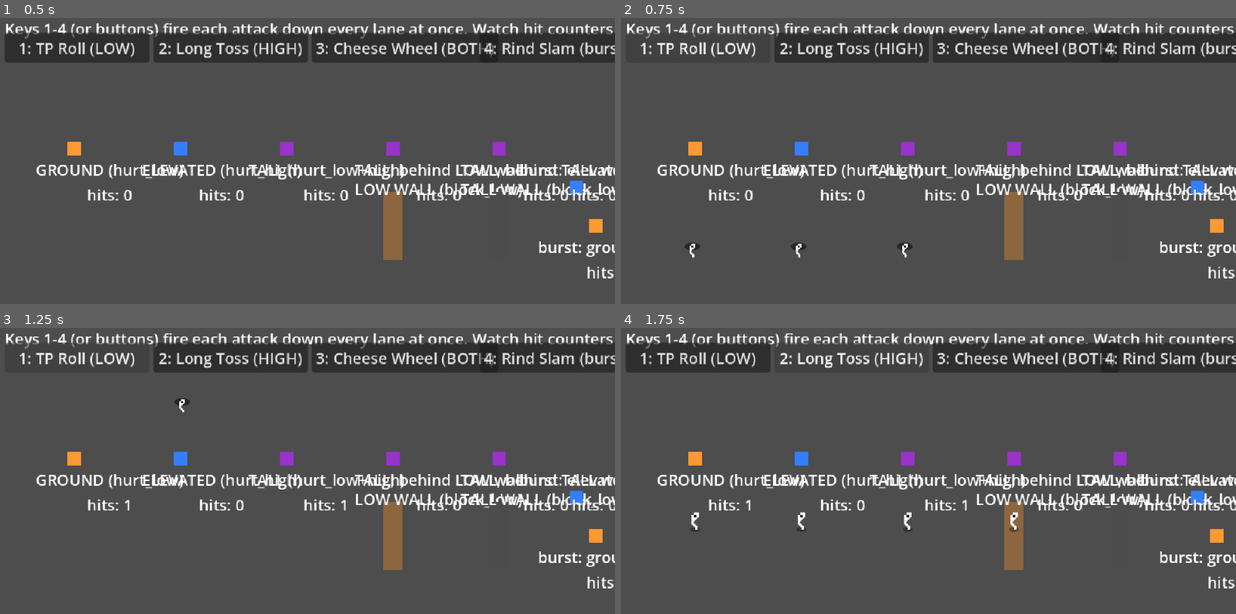
Above: before the commit, frames 1-4 (two rows, left to right).
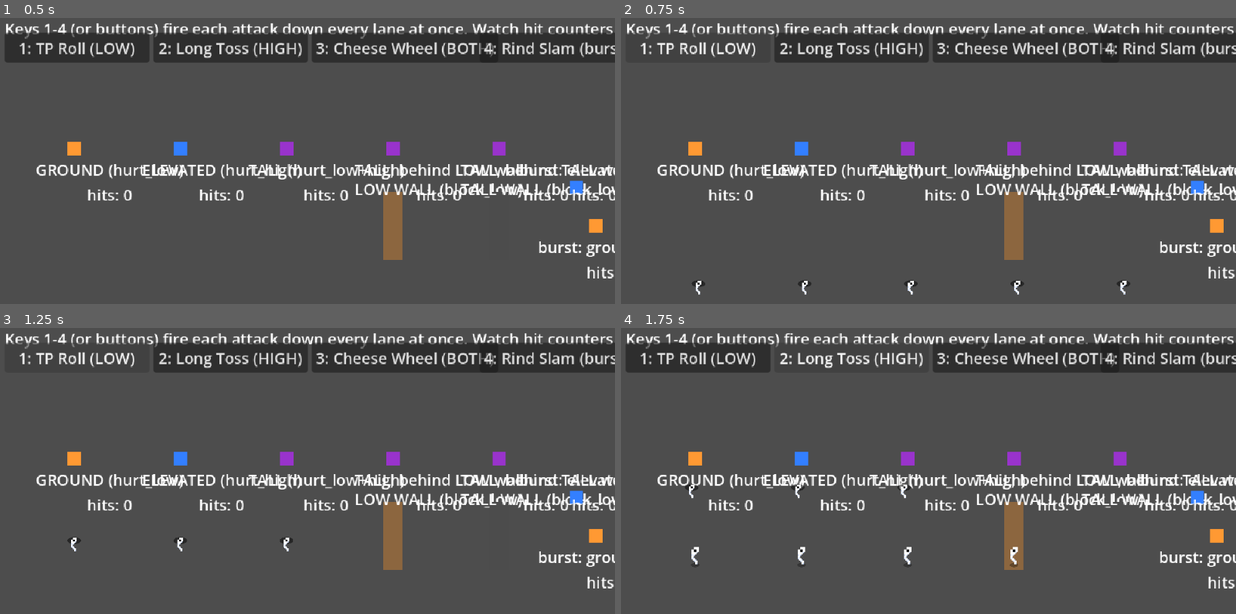
Above: after the commit, the same moments.

Repository: chrisfidalgo/SCUMForceGodot
Game: Godot game, scene res://scenes/combat/projectile_test.tscn
Two runs of this game, one before a commit and one after it. Both use one fixed random seed, a clock stepped at 60 frames per second and the inputs below. This scene is started directly instead of the project's main scene.
Inputs:
- Up to frame 1 (0.5 s): no input
- Up to frame 2 (0.75 s): click "1: TP Roll (LOW)" at 0.5 s
- Up to frame 3 (1.25 s): no input
- Up to frame 4 (1.75 s): click "2: Long Toss (HIGH)" at 1.25 s

Frame 1 is identical in both runs. In frame 2, 0.4% of the frame differs, in the area x 10-83%, y 78-97%; in frame 3, 0.3%; in frame 4, 0.7%, in the area x 10-65%, y 54-84%.

Commit message:
Johnny's tuned baseline; rename Curly to Curt and fix the speed inversion
Johnny's playtested values, straight from the tuning-panel snapshot: move speed
150 -> 80, TP Roll 320/240px/0.25s -> 110/145px/1.25s with a wider slower wiggle
(amp 4 -> 6, wavelength 36 -> 50), TP Lob speed 200 -> 115, shadow radius 8 -> 7.

The pull-back is deliberate headroom, not a nerf: attack power and mechanics are
meant to come from in-run items, so the baseline has to sit low enough that a
relic has somewhere to go. It also moves the primary off a 0.25s spam cooldown
onto 1.25s, which suits "real-time but methodical" far better.

Curt: display name "Curly" -> "Curt" (owner call; the handle is dropped, docs
follow), and move speed 90 -> 55.

That speed change fixes a real inversion rather than just applying a preference.
Curt was authored at 90 against Johnny's 150 - 60% of his speed. With Johnny
pulled back to 80, the SLOW tanky character had silently become the FASTER of
the two, which inverts the whole fast/fragile-vs-slow/tanky contrast the gym
exists to test. 55 restores the ordering at a 0.69 ratio; the strict 0.60 ratio
would be 48, which is available on the panel slider if the contrast wants to be
sharper.

Curt's ATTACKS are untouched and remain stale v1 placeholders (Cheese Wheel
BOTH-channel + Rind Slam) rather than the v2 kit in 04-COMBAT-MODEL.md §4
(Bleu Cheese Packet with SLOW_FIELD, Container Lob with AREA_SPILL). Flagged,
not fixed - the effects do not exist as scenes yet and the kit is the owner's
call.

Co-Authored-By: Claude Opus 5 <noreply@anthropic.com>

Diff:
--- a/resources/attacks/long_toss.tres
+++ b/resources/attacks/long_toss.tres
@@ -10,5 +10,5 @@
 channel = 0
 damage_half_hearts = 2
 cooldown_sec = 1.2
-projectile_speed = 200.0
+projectile_speed = 115.0
 range_px = 130.0
--- a/resources/attacks/tp_roll.tres
+++ b/resources/attacks/tp_roll.tres
@@ -6,10 +6,10 @@
 script = ExtResource("1_attackdef")
 height_profile = 0
 lateral_motion = 1
-sine_amplitude_px = 4.0
-sine_wavelength_px = 36.0
+sine_amplitude_px = 6.0
+sine_wavelength_px = 50.0
 channel = 0
 damage_half_hearts = 1
-cooldown_sec = 0.25
-projectile_speed = 320.0
-range_px = 240.0
+cooldown_sec = 1.25
+projectile_speed = 110.0
+range_px = 145.0
--- a/resources/characters/curt.tres
+++ b/resources/characters/curt.tres
@@ -6,8 +6,8 @@
 
 [resource]
 script = ExtResource("1_chardef")
-display_name = "Curly"
-move_speed = 90.0
+display_name = "Curt"
+move_speed = 55.0
 placeholder_color = Color(0.35, 0.78, 0.42, 1)
 max_half_hearts = 8
 primary_attack = ExtResource("2_primary")
--- a/resources/characters/johnny.tres
+++ b/resources/characters/johnny.tres
@@ -7,7 +7,7 @@
 [resource]
 script = ExtResource("1_chardef")
 display_name = "Johnny Cool"
-move_speed = 150.0
+move_speed = 80.0
 placeholder_color = Color(0.62, 0.35, 0.85, 1)
 max_half_hearts = 4
 primary_attack = ExtResource("2_primary")
--- a/scenes/combat/combat_tuning.gd
+++ b/scenes/combat/combat_tuning.gd
@@ -9,7 +9,7 @@
 ## instead; these are the cross-cutting projectile/height knobs.
 
 ## Ground shadow under a projectile.
-static var shadow_base_radius := 8.0        ## x-radius at height 0
+static var shadow_base_radius := 7.0        ## x-radius at height 0
 static var shadow_shrink_per_unit := 0.04   ## how fast it shrinks with height
 static var shadow_alpha := 0.5              ## opacity at height 0
 
--- a/scenes/ui/tuning_panel.gd
+++ b/scenes/ui/tuning_panel.gd
@@ -91,7 +91,7 @@
 	_rows.add_child(log_btn)
 
 ## The active character's own numbers — the ones that decide how a character
-## FEELS before any attack is fired. Move speed is the whole Johnny-vs-Curly
+## FEELS before any attack is fired. Move speed is the whole Johnny-vs-Curt
 ## contrast, so it belongs at the top of the panel, not buried in a .tres.
 ##
 ## These write to the CharacterDef resource, which is shared and NOT saved, so
Not shown, changed: PROJECT_CONTEXT.md
Not shown, changed: docs/plan/01-AGENT-BRIEFING.md
Not shown, changed: docs/plan/03-GYM-SPEC.md
Not shown, changed: docs/plan/04-COMBAT-MODEL.md
Not shown, changed: docs/systems/health-and-rescue.md
Not shown, changed: docs/systems/tuning-panel.md
